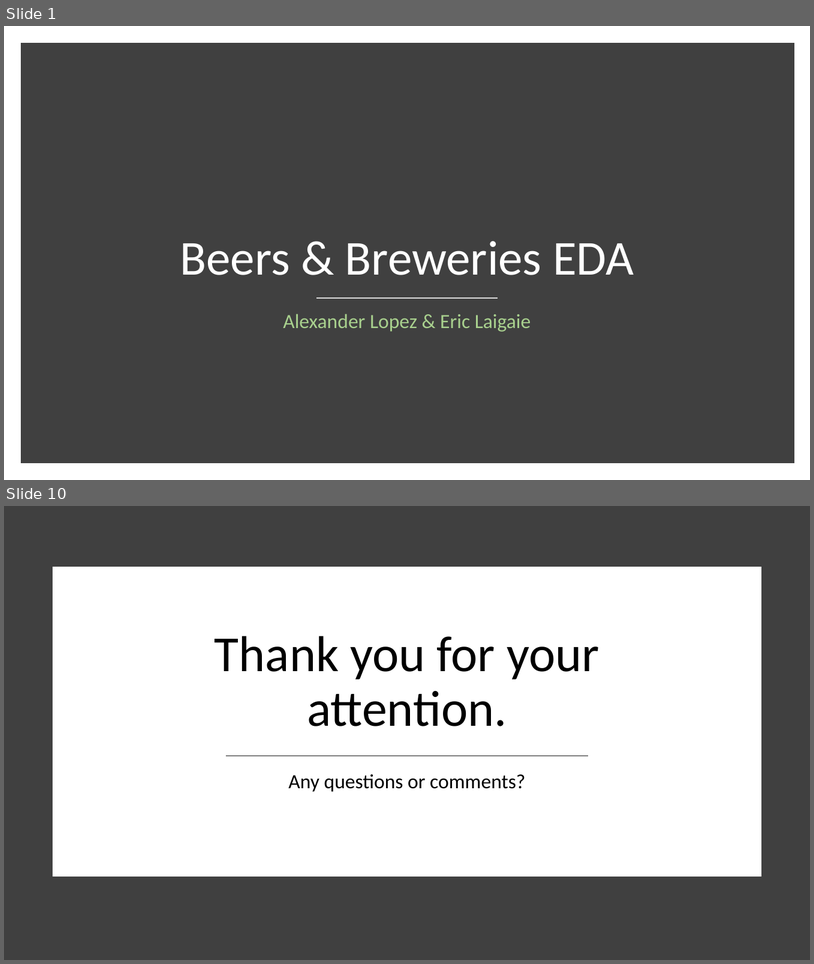
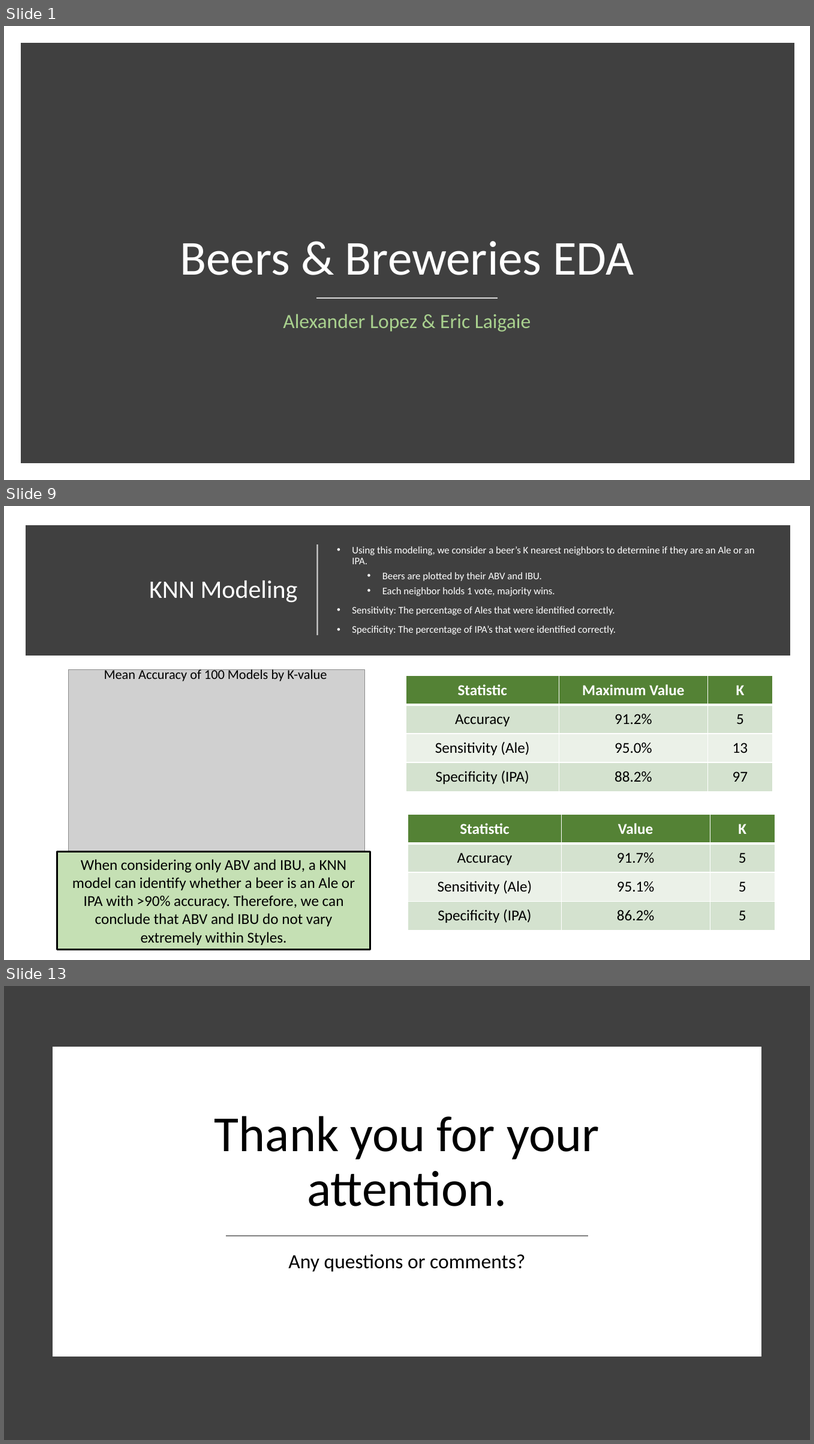
Before and after one commit to ericlaigaie/Case-Study-01, a slide deck: EDA_Presentation - AL.pptx. Shown one above the other, each under a label of ours: slides 1 and 10 before the commit, slides 1, 9 and 13 after it; the slides between them are not shown. The pictures are 814x964 and 814x1444 pixels, drawn with LibreOffice and Linux fonts; fonts in the diff are those of the drawing; grey boxes stand for pictures. Boxes give left, top, right and bottom in pixels: in the first picture for what was removed or moved away, otherwise in the second. Text is boxed around its words. In the diff, an @@ line names an element or a change of style, - is before the commit and + after.

```diff
--- a/EDA_Presentation - AL.pptx
+++ b/EDA_Presentation - AL.pptx
@@ slide 9 added at (4,506,810,960), background #FFFFFF @@
@@ rectangle added at (30,529,787,652), fill #404040, outline #404040 10 pt @@
@@ line added from (317, 636) to (317, 545), #FFFFFF 1.5 pt @@
@@ text added at (352,546,755,634), 12 pt, text #FFFFFF @@
+• Using this modeling, we consider a beer’s K nearest neighbors to determine if they are an Ale or an IPA.
+  • Beers are plotted by their ABV and IBU.
+  • Each neighbor holds 1 vote, majority wins.
+• Sensitivity: The percentage of Ales that were identified correctly.
+• Specificity: The percentage of IPA’s that were identified correctly.
@@ title added at (149,580,298,602), 30 pt, text #FFFFFF @@
+KNN Modeling
@@ picture added at (68,669,365,853) @@
@@ text added at (104,668,327,681), 16 pt, text #000000 @@
+Mean Accuracy of 100 Models by K-value
@@ table added at (406,676,773,790), 4 rows, 3 columns @@
+Statistic | Maximum Value | K
+Accuracy | 91.2% | 5
+Sensitivity (Ale) | 95.0% | 13
+Specificity (IPA) | 88.2% | 97
@@ table added at (408,814,775,929), 4 rows, 3 columns @@
+Statistic | Value | K
+Accuracy | 91.7% | 5
+Sensitivity (Ale) | 95.1% | 5
+Specificity (IPA) | 86.2% | 5
@@ rectangle added at (57,852,371,949), fill #C5E0B4, outline #000000 2.25 pt, 18 pt, text #000000 @@
+When considering only ABV and IBU, a KNN model can identify whether a beer is an Ale or IPA with >90% accuracy. Therefore, we can conclude that ABV and IBU do not vary extremely within Styles.
@@ what was slide 10 is now slide 13 @@
```
Also in this commit, not shown: 4 slides changed, 8 other slides added, 4 slides removed.
